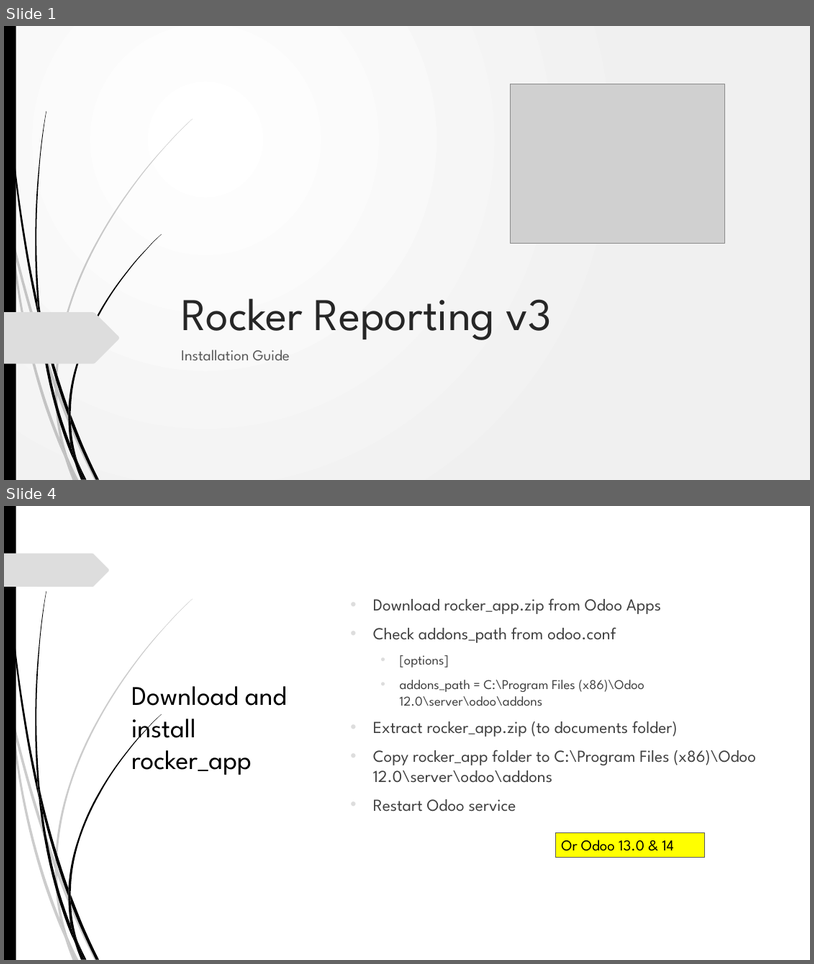
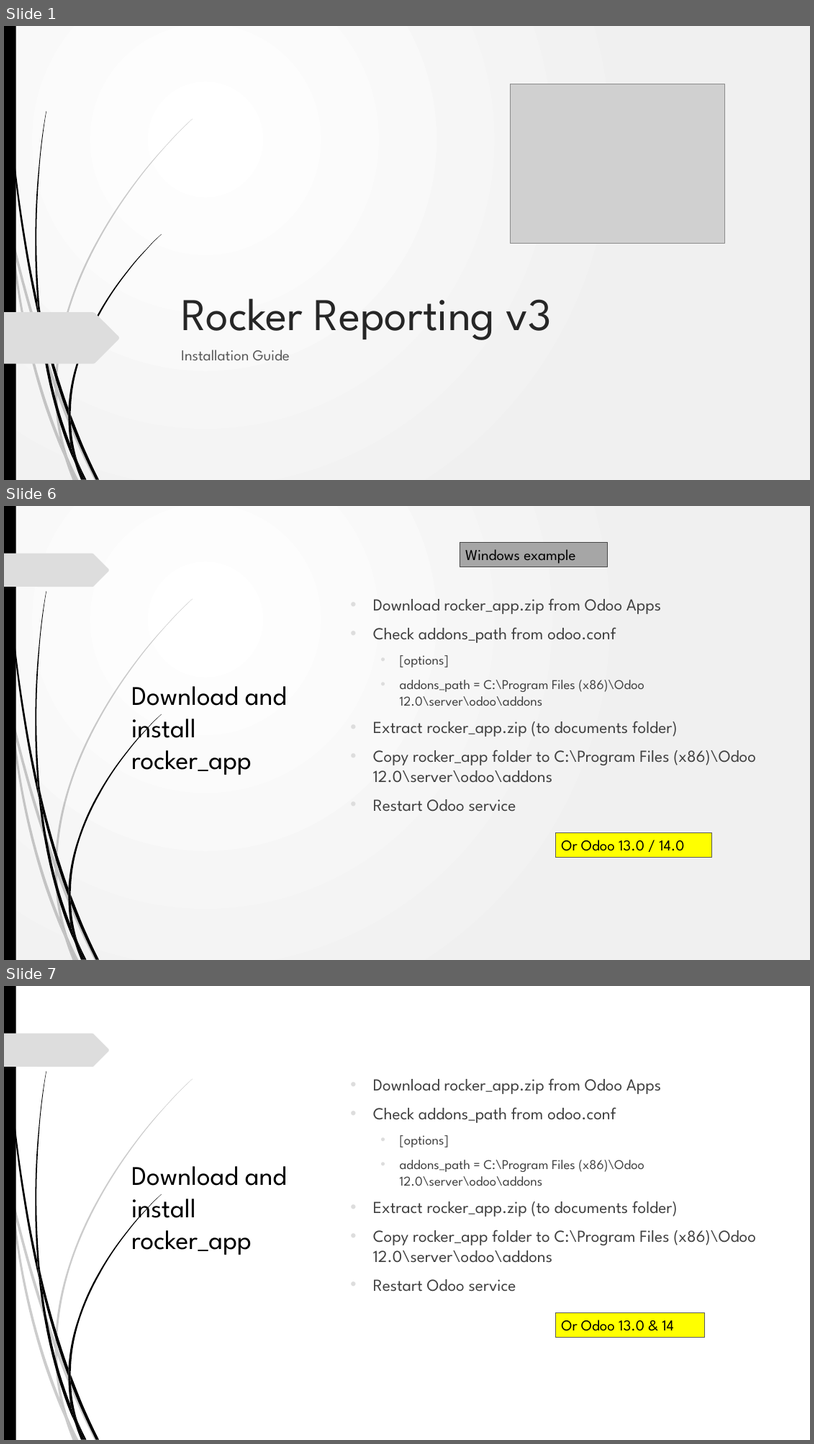
Before and after one commit to akarki58/Rocker_app_linux, a slide deck: rocker_app/static/description/Rocker_install.pptx. Shown one above the other, each under a label of ours: slides 1 and 4 before the commit, slides 1, 6 and 7 after it; the slides between them are not shown. The pictures are 814x964 and 814x1444 pixels, drawn with LibreOffice and Linux fonts; fonts in the diff are those of the drawing; grey boxes stand for pictures; background and template pictures are left out. Boxes give left, top, right and bottom in pixels: in the first picture for what was removed or moved away, otherwise in the second. Text is boxed around its words. In the diff, an @@ line names an element or a change of style, - is before the commit and + after.

```diff
--- a/rocker_app/static/description/Rocker_install.pptx
+++ b/rocker_app/static/description/Rocker_install.pptx
@@ slide 6 added at <box>4,506,810,960</box>, background gradient #FFFFFF to #F1F1F1; not listed: 24 template elements that a slide beside it also shows @@
@@ rectangle added at <box>460,542,608,566</box>, fill #A7A7A7, outline #4A4A4A 0.75 pt, 18 pt, text #000000 @@
+Windows example
@@ text added at <box>373,598,756,811</box>, 20 pt, text #404040 @@
+• Download rocker_app.zip from Odoo Apps
+• Check addons_path from odoo.conf
+  • [options]
+  • addons_path = C:\Program Files (x86)\Odoo 12.0\server\odoo\addons
+• Extract rocker_app.zip (to documents folder)
+• Copy rocker_app folder to C:\Program Files (x86)\Odoo 12.0\server\odoo\addons
+• Restart Odoo service
@@ title added at <box>131,686,287,775</box>, 32 pt, text #000000 @@
+Download and install rocker_app
@@ rectangle added at <box>556,833,712,857</box>, fill #FFFF00, outline #5B5B5B 0.75 pt, 18 pt, text #000000 @@
+Or Odoo 13.0 / 14.0
@@ what was slide 4 is now slide 7 @@
```
Also in this commit, not shown: 3 slides changed, 6 other slides added, 5 other files.
